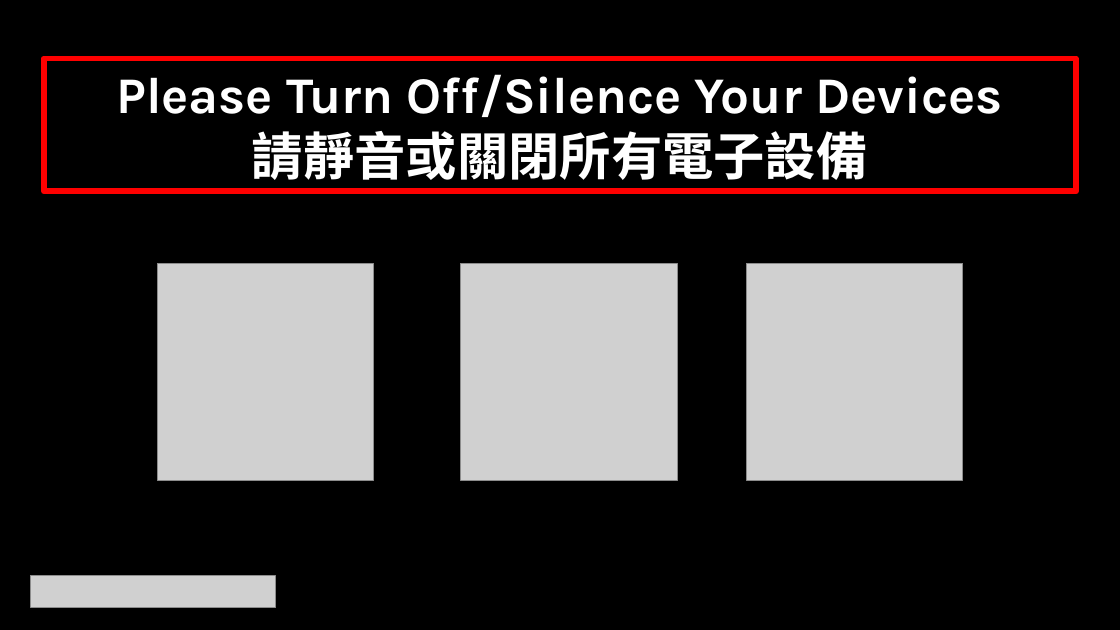
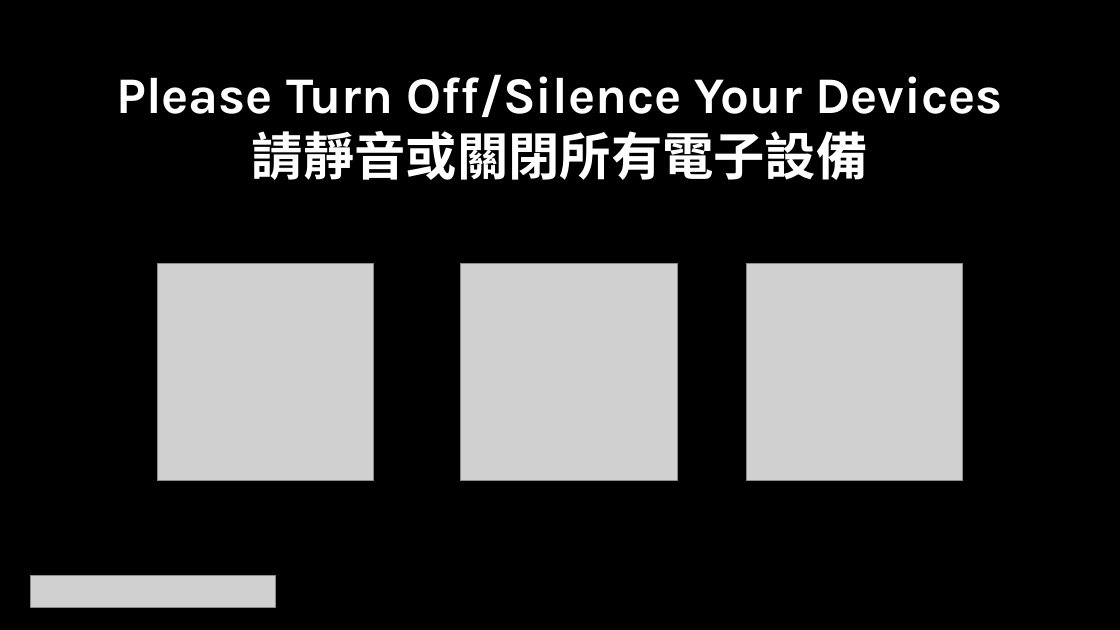
Before and after one commit to calebchanwy/tjc-powerpoint, a slide deck: slide 7 of TJCPowerPoint/Resources/ServiceWidescreen.pptx. Drawn at 1120x630 pixels with LibreOffice and Linux fonts; fonts in the diff are those of the drawing; grey boxes stand for pictures. Boxes give left, top, right and bottom in pixels: in the first picture for what was removed or moved away, otherwise in the second. Text is boxed around its words. In the diff, an @@ line names an element or a change of style, - is before the commit and + after.

```diff
--- a/TJCPowerPoint/Resources/ServiceWidescreen.pptx
+++ b/TJCPowerPoint/Resources/ServiceWidescreen.pptx
@@ text "Please Turn Off/Silence Your Devices": place and size @@
-text "Please Turn Off/Silence Your Devices" at [44, 59, 1075, 192]
+text "Please Turn Off/Silence Your Devices" at [116, 74, 1002, 180]
@@ text "Please Turn Off/Silence Your Devices" at [116, 74, 1002, 180]: outline #FF0000 5 pt to none @@
```
Also in this commit, not shown: 7 other slides changed, 17 other files.
